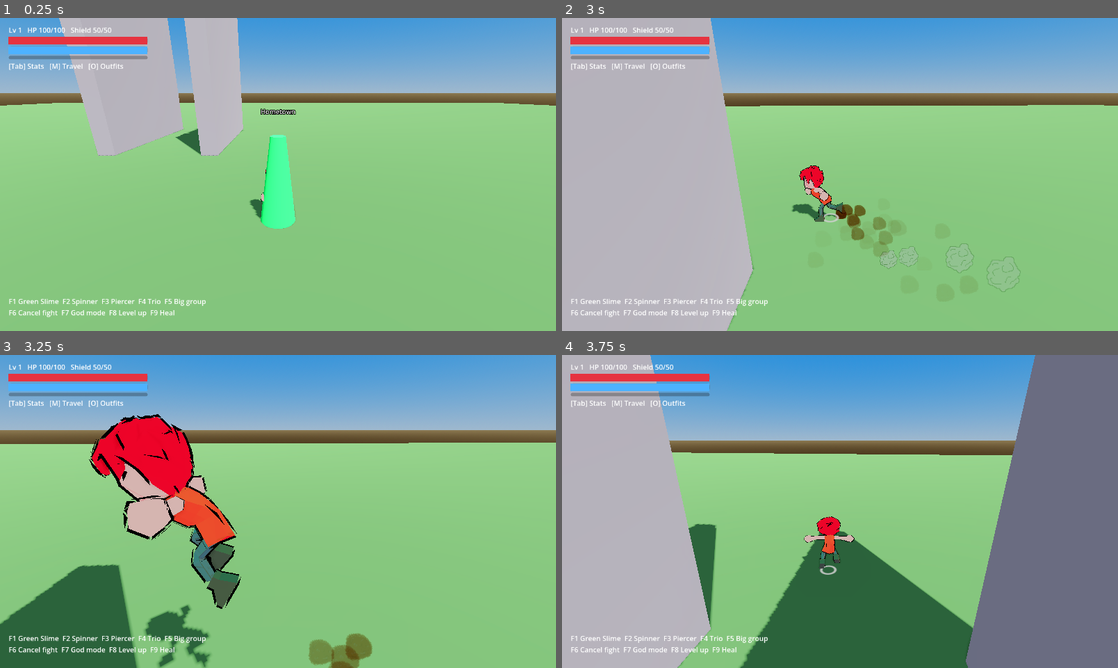
Above: before the commit, frames 1-4 (two rows, left to right).
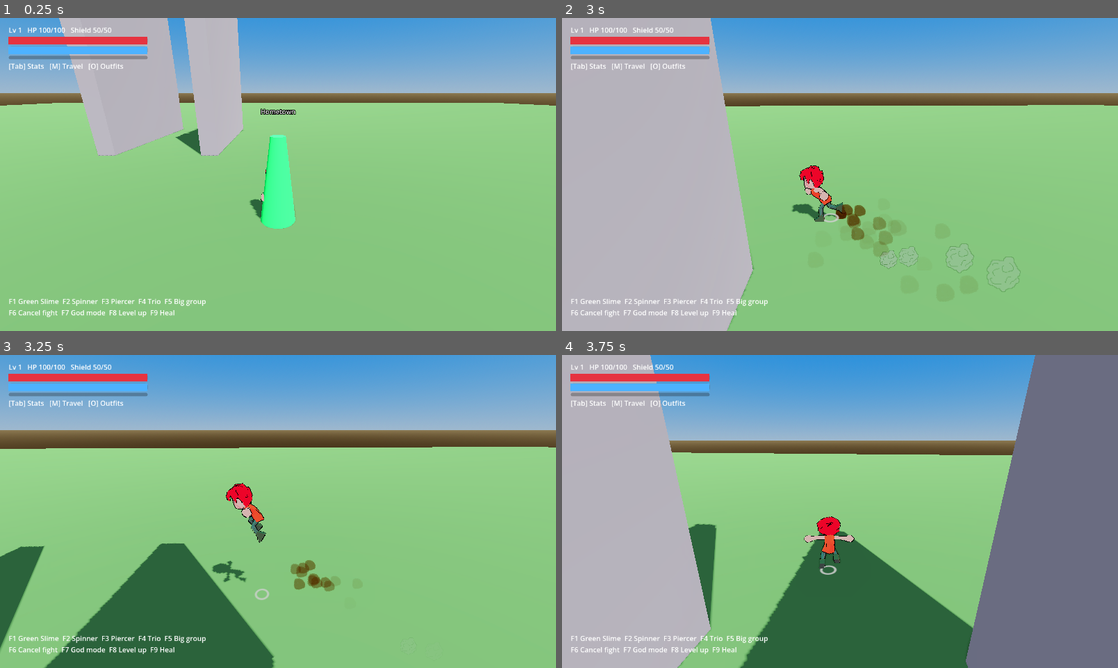
Above: after the commit, the same moments.

Repository: doggoanim/Krits
Game: Godot game, scene res://main.tscn
Two runs of this game, one before a commit and one after it. Both use one fixed random seed, a clock stepped at 60 frames per second and the inputs below.
Inputs (mouse positions are in pixels of both pictures, inside the frame that each line leads up to):
- Up to frame 1 (0.25 s): no input
- Up to frame 2 (3 s): tap Enter at 0.5 s; move the mouse to (834, 180) at 0.52 s; hold Ctrl (crouch_pound) 0.53-1.28 s; hold W (move_forward) 0.53-2.78 s; tap Space (jump) at 0.77, 1.52 s; move the mouse to (878, 177) at 1.27 s; tap E (interact) at 1.35 s; move the mouse to (795, 171) at 2.02 s; hold Shift (roll_dive) 2.03-2.78 s; move the mouse to (845, 174) at 2.77 s; hold A (move_left) from 2.78 s (still down); tap Ctrl (crouch_pound) at 2.85 s
- Up to frame 3 (3.25 s): keep holding A (move_left); tap Space (jump) at 3.02 s
- Up to frame 4 (3.75 s): move the mouse to (817, 505) at 3.52 s; release A (move_left) at 3.53 s; hold W (move_forward) from 3.53 s (still down); tap E (interact) at 3.6 s

Frames 1-2 are identical in both runs. In frame 3, 21% of the frame differs, in the area x 0-100%, y 18-100%; in frame 4, nothing differs.

Commit message:
Stop the camera colliding with ordinary walls, only the actual ground
The camera's collision mask included the generic "world" layer (bit
1) to stop it dipping below the floor — but every piece of solid
TestLevel geometry, walls included, shares that same layer, so the
camera ended up colliding with the wall-bounce practice walls too,
not just the ground.

Added CameraRig.GROUND_LAYER (bit 8), a layer specifically for
walkable floor/platform surfaces, separate from "world" in general.
TestLevel._box() takes a new `is_floor` param that tags a box with it
(set on the main ground plane, stairs/platforms and the long-jump
pads; left off the two tall practice walls), and CameraRig's
collision_mask now checks GROUND_LAYER + Arena.WALL_LAYER instead of
the blanket world layer. README's "build your own map" section notes
the same convention for custom levels.

Diff:
--- a/player/player_camera.gd
+++ b/player/player_camera.gd
@@ -1,6 +1,14 @@
 class_name CameraRig
 extends Node3D
 ## Third-person orbit camera. Top-level node: follows `target` without inheriting rotation.
+
+## Physics layer 8 — walkable floor/ground surfaces only, *not* generic world
+## geometry like walls or props (those all share layer 1, "world", with no
+## way to tell them apart by layer alone). A level's flat, walkable surfaces
+## should carry this bit too (see TestLevel._box()'s `is_floor` param) so the
+## camera collides with the ground under it without also bumping into every
+## ordinary wall that happens to sit on the same general "world" layer.
+const GROUND_LAYER := 1 << 7
 
 @export var mouse_sensitivity := 0.003
 @export var follow_speed := 14.0
@@ -30,14 +38,14 @@
 	var probe := SphereShape3D.new()
 	probe.radius = 0.35
 	_arm.shape = probe
-	# Only the ground/world layer and the arena's own circular wall push the
-	# camera in — everything else (ordinary walls, props, enemies) the camera
-	# clips straight through, so it never gets shoved in close to the player
-	# (the x-ray silhouette keeps the player visible through that geometry
-	# instead). Colliding with the world layer stops the camera dipping below
-	# the floor; colliding with the arena wall stops it peeking outside the
-	# fight's barrier.
-	_arm.collision_mask = 1 | Arena.WALL_LAYER
+	# Only walkable ground and the arena's own circular wall push the camera
+	# in — everything else (ordinary walls, props, enemies, all sharing the
+	# generic "world" layer) the camera clips straight through, so it never
+	# gets shoved in close to the player (the x-ray silhouette keeps the
+	# player visible through that geometry instead). Colliding with the
+	# ground layer stops the camera dipping below the floor; colliding with
+	# the arena wall stops it peeking outside the fight's barrier.
+	_arm.collision_mask = GROUND_LAYER | Arena.WALL_LAYER
 	add_child(_arm)
 	_cam = Camera3D.new()
 	_cam.current = true
--- a/world/test_level.gd
+++ b/world/test_level.gd
@@ -4,19 +4,20 @@
 ## three spawnpoints and a few encounter zones (two of them close together).
 
 func _ready() -> void:
-	_box(Vector3(0, -0.5, 0), Vector3(160, 1, 160), Color(0.35, 0.5, 0.35))
-	# Wall-bounce practice: tall walls
+	_box(Vector3(0, -0.5, 0), Vector3(160, 1, 160), Color(0.35, 0.5, 0.35), true)
+	# Wall-bounce practice: tall walls — deliberately NOT floors, so the
+	# camera keeps clipping through these instead of getting shoved aside.
 	_box(Vector3(-10, 6, -12), Vector3(1, 12, 10), Color(0.6, 0.6, 0.65))
 	_box(Vector3(-4, 6, -12), Vector3(1, 12, 10), Color(0.6, 0.6, 0.65))
 	# Platforms / stairs
 	for i in 3:
 		var h := 1.5 * (i + 1)
-		_box(Vector3(14 + i * 4, h * 0.5, 6), Vector3(4, h, 4), Color(0.55, 0.45, 0.35))
-	_box(Vector3(30, 4, 6), Vector3(8, 1, 8), Color(0.7, 0.6, 0.4))
+		_box(Vector3(14 + i * 4, h * 0.5, 6), Vector3(4, h, 4), Color(0.55, 0.45, 0.35), true)
+	_box(Vector3(30, 4, 6), Vector3(8, 1, 8), Color(0.7, 0.6, 0.4), true)
 	# Long-jump gap
-	_box(Vector3(0, 0.5, 20), Vector3(8, 1, 8), Color(0.5, 0.5, 0.7))
-	_box(Vector3(0, 0.5, 40), Vector3(8, 1, 8), Color(0.5, 0.5, 0.7))
-	_box(Vector3(0, 0.0, 30), Vector3(10, 0.2, 14), Color(0.8, 0.2, 0.2))   # lava-colored pit marker
+	_box(Vector3(0, 0.5, 20), Vector3(8, 1, 8), Color(0.5, 0.5, 0.7), true)
+	_box(Vector3(0, 0.5, 40), Vector3(8, 1, 8), Color(0.5, 0.5, 0.7), true)
+	_box(Vector3(0, 0.0, 30), Vector3(10, 0.2, 14), Color(0.8, 0.2, 0.2), true)   # lava-colored pit marker
 
 	_spawn(&"start", "Hometown", Vector3(0, 0, 0), &"")
 	_spawn(&"hill", "Hill Outpost", Vector3(30, 4.5, 6), &"azure")
@@ -32,9 +33,13 @@
 	_enemy(&"pack_b", Vector3(0, 0.2, -52), EnemyLibrary.spinner())
 	_enemy(&"pack_c", Vector3(5, 0.2, -50), EnemyLibrary.piercer())
 
-func _box(pos: Vector3, size: Vector3, col: Color) -> void:
+## `is_floor` additionally marks this as walkable ground (CameraRig.GROUND_LAYER)
+## on top of the regular "world" layer — set it for anything flat enough to
+## stand on, so the camera's own ground collision (see CameraRig) treats it
+## as floor instead of clipping through it like an ordinary wall or prop.
+func _box(pos: Vector3, size: Vector3, col: Color, is_floor := false) -> void:
 	var body := StaticBody3D.new()
-	body.collision_layer = 1
+	body.collision_layer = 1 | (CameraRig.GROUND_LAYER if is_floor else 0)
 	body.position = pos
 	var cs := CollisionShape3D.new()
 	var shape := BoxShape3D.new()
Not shown, changed: README.md
